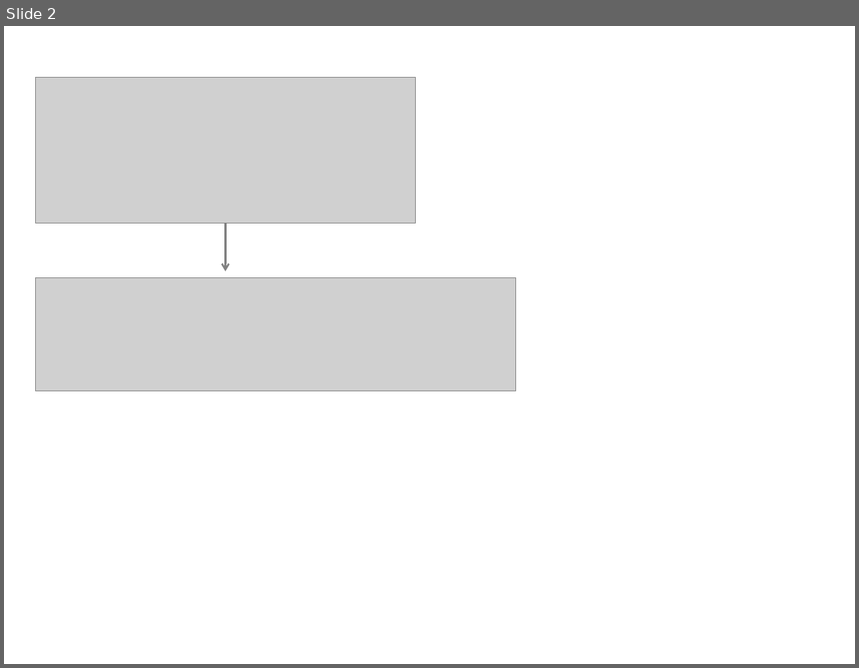
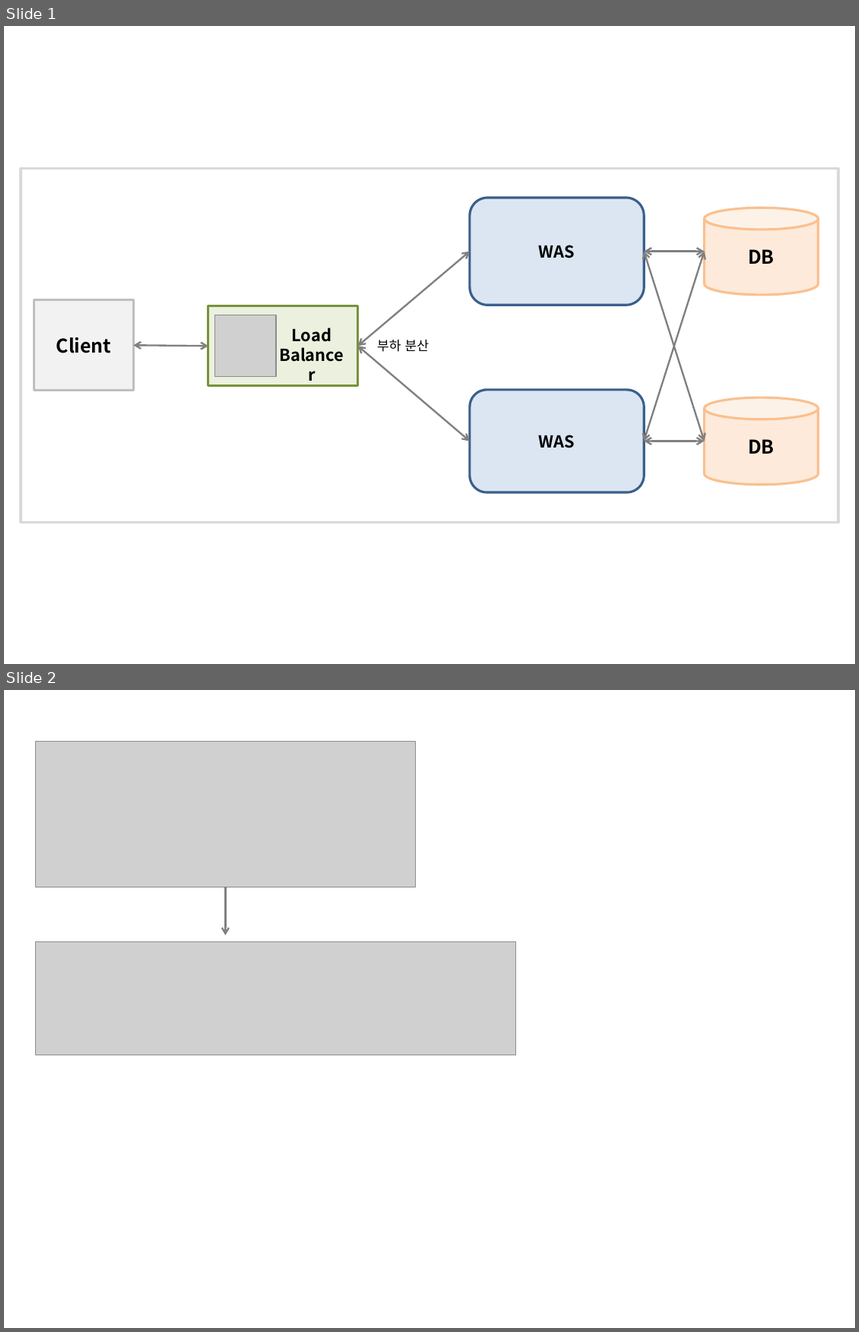
Before and after one commit to ohyes7love/work, a slide deck: restSeqApi/work/이미지.pptx. Shown one above the other, each under a label of ours: slide 2 before the commit, slides 1 and 2 after it. The pictures are 859x668 and 859x1332 pixels, drawn with LibreOffice and Linux fonts; fonts in the diff are those of the drawing; grey boxes stand for pictures. Boxes give left, top, right and bottom in pixels: in the first picture for what was removed or moved away, otherwise in the second. Text is boxed around its words. In the diff, an @@ line names an element or a change of style, - is before the commit and + after.

```diff
--- a/restSeqApi/work/이미지.pptx
+++ b/restSeqApi/work/이미지.pptx
@@ slide 1 added at (4, 26, 855, 664), background #FFFFFF @@
@@ rectangle added at (21, 168, 839, 523), outline #D9D9D9 2 pt @@
@@ rounded rectangle added at (470, 198, 644, 305), fill #DCE6F2, outline #3A5F8C 2 pt, 14 pt, text #000000, bold @@
+WAS
@@ cylinder added at (705, 208, 819, 295), fill #FDEADA, outline #FAC090 2 pt, 16 pt, text #000000, bold @@
+DB
@@ double arrow added from (358, 346) to (470, 252), #808080 1.5 pt @@
@@ double arrow added from (644, 252) to (705, 442), #808080 1.5 pt @@
@@ double arrow added from (644, 252) to (705, 252), #808080 1.5 pt @@
@@ double arrow added from (705, 252) to (644, 442), #808080 1.5 pt @@
@@ rectangle added at (34, 300, 133, 390), fill #F2F2F2, outline #BFBFBF 2 pt, 16 pt, text #000000, bold @@
+Client
@@ rectangle added at (208, 306, 358, 386), fill #EBF1DE, outline #77933C 2 pt @@
@@ picture added at (215, 316, 276, 376) @@
@@ text added at (292, 328, 332, 342), 14 pt, text #000000, bold @@
+Load
+Balancer
@@ text added at (377, 340, 430, 352), 11 pt, text #000000 @@
+부하 분산
@@ double arrow added from (133, 345) to (208, 346), #808080 1.5 pt @@
@@ double arrow added from (358, 346) to (470, 442), #808080 1.5 pt @@
@@ rounded rectangle added at (470, 390, 644, 493), fill #DCE6F2, outline #3A5F8C 2 pt, 14 pt, text #000000, bold @@
+WAS
@@ cylinder added at (705, 398, 819, 485), fill #FDEADA, outline #FAC090 2 pt, 16 pt, text #000000, bold @@
+DB
@@ double arrow added from (644, 442) to (705, 442), #808080 1.5 pt @@
```
Also in this commit, not shown: 1 slide changed, 6 other slides added.
